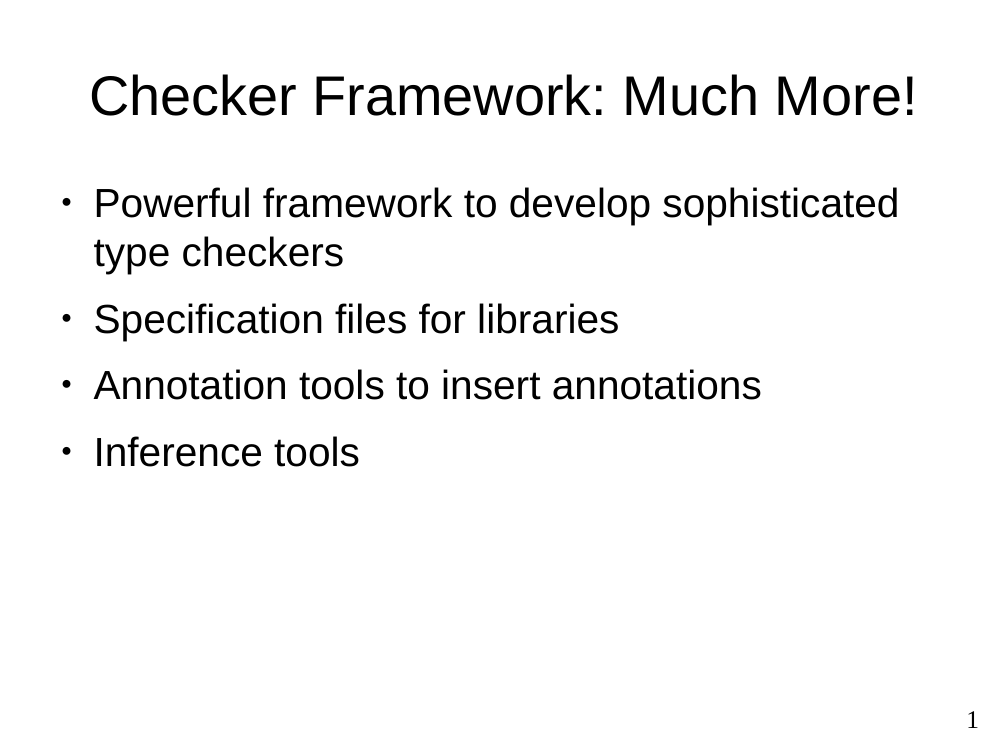
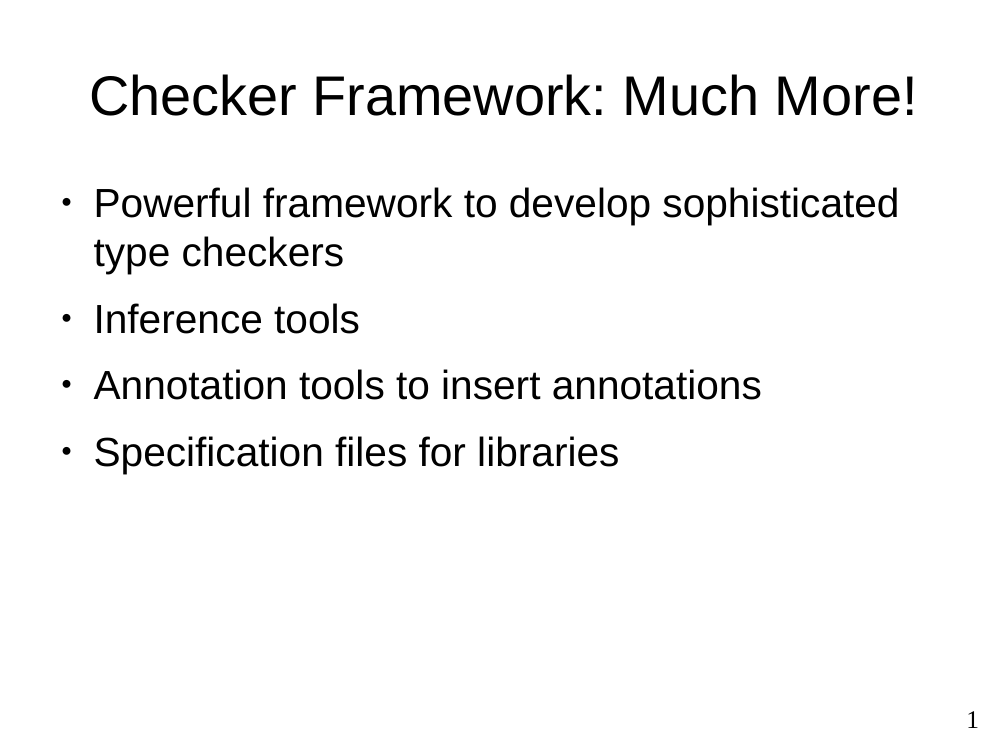
Before and after one commit to reprogrammer/checker-framework, a slide deck: slide 1 of demos/2011-OSBridge/concl.odp. Drawn at 1008x756 pixels with LibreOffice and Linux fonts; fonts in the diff are those of the drawing. Boxes give left, top, right and bottom in pixels: in the first picture for what was removed or moved away, otherwise in the second. Text is boxed around its words. In the diff, an @@ line names an element or a change of style, - is before the commit and + after.

```diff
--- a/demos/2011-OSBridge/concl.odp
+++ b/demos/2011-OSBridge/concl.odp
@@ text at <box>94,303,762,400</box>: paragraphs added @@
+● Inference tools
+● Annotation tools to insert annotations
@@ text at <box>94,369,762,467</box>: paragraphs removed @@
-● Annotation tools to insert annotations
-● Inference tools
```
Also in this commit, not shown: 1 other file.
